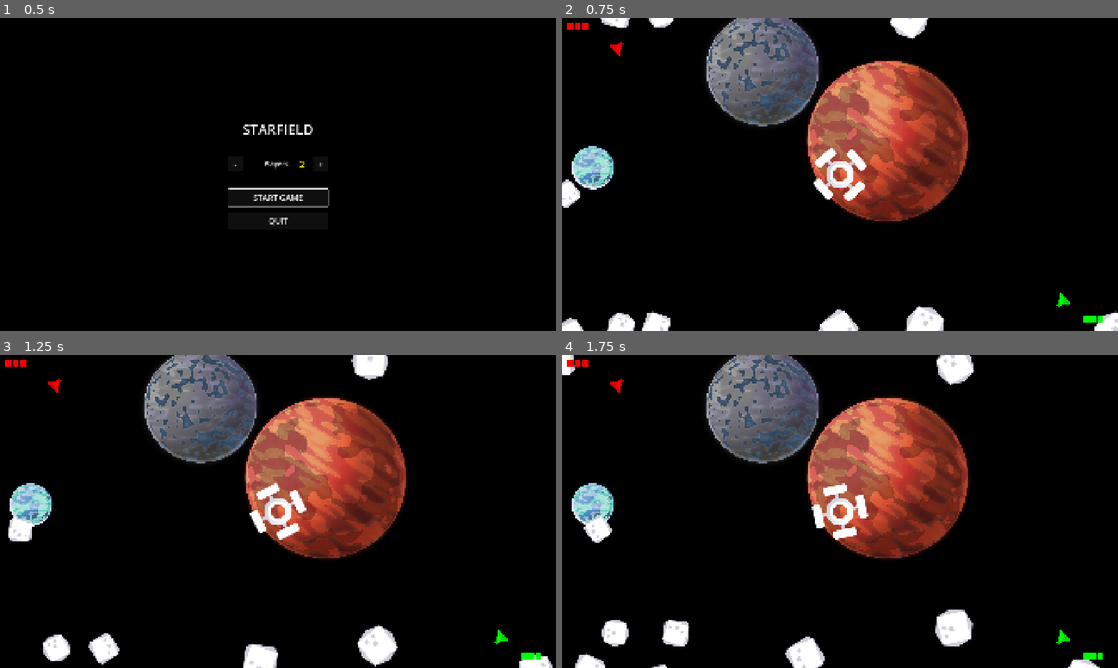
Above: before the commit, frames 1-4 (two rows, left to right).
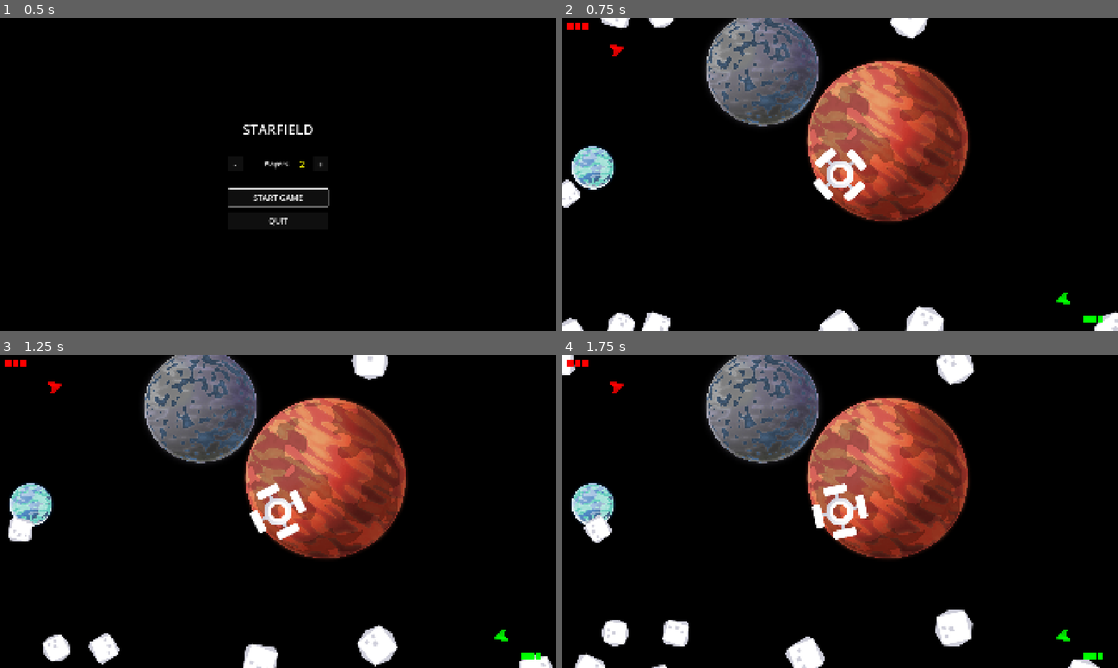
Above: after the commit, the same moments.

Repository: Teeohbee/CelestialMeadow
Game: Godot game, scene res://menu.tscn
The game is run twice, just before and just after one commit, with the same random seed, the same clock (stepped at 60 frames per second) and the same inputs.
Inputs:
- Up to frame 1 (0.5 s): no input
- Up to frame 2 (0.75 s): click "START GAME" at 0.5 s
- Up to frame 3 (1.25 s): no input
- Up to frame 4 (1.75 s): no input

Frame 1 is identical in both runs. In frame 2, less than 0.1% of the frame differs, in the area x 8-92%, y 7-93%; in frame 3, less than 0.1%; in frame 4, less than 0.1%.

Commit message:
Account for ship sprite's 90-degree base rotation
The ship sprite has a base rotation of PI/2 (90 degrees) in the
scene, so we need to subtract that offset when calculating the
rotation toward center. Now all players truly face the middle.

Diff:
--- a/player.gd
+++ b/player.gd
@@ -71,7 +71,10 @@
 	var center = Vector2(0.5, 0.5)
 	var direction_to_center = center - starting_position
 	var angle_to_center = direction_to_center.angle()
-	rotation = angle_to_center
+
+	# Ship sprite is rotated 90 degrees (1.5708 radians) in the scene
+	# So we need to subtract that offset
+	rotation = angle_to_center - PI/2
 
 	# Apply additional rotation adjustment for variety
 	rotation_degrees += GameConfig.PLAYER_ROTATION_ADJUSTMENTS[player_number]
